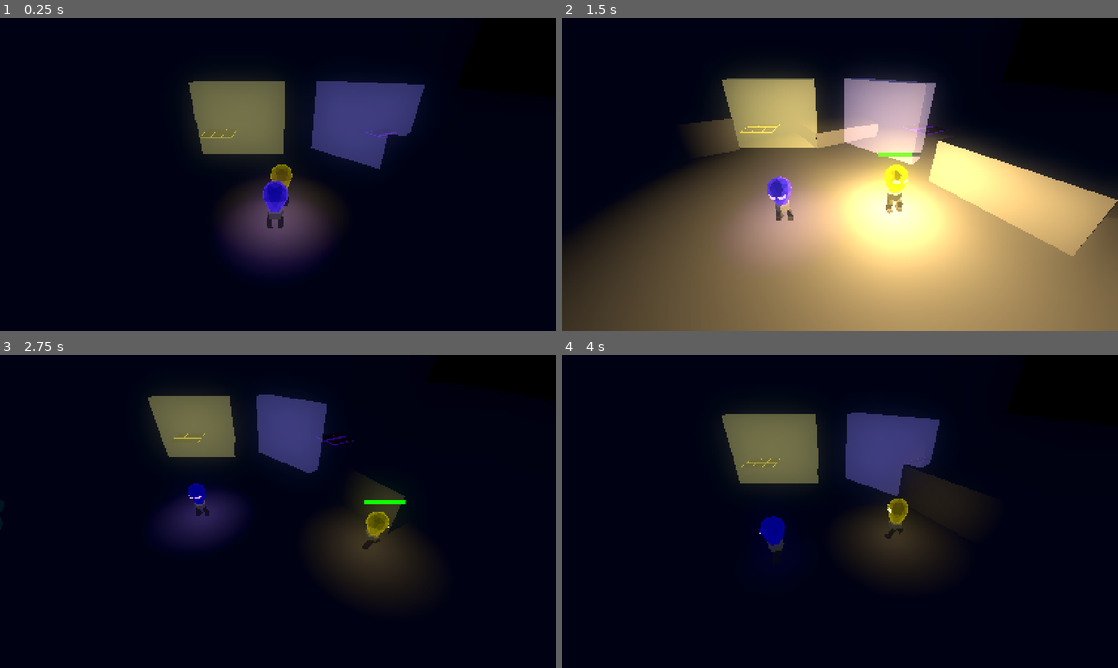
Above: before the commit, frames 1-4 (two rows, left to right).
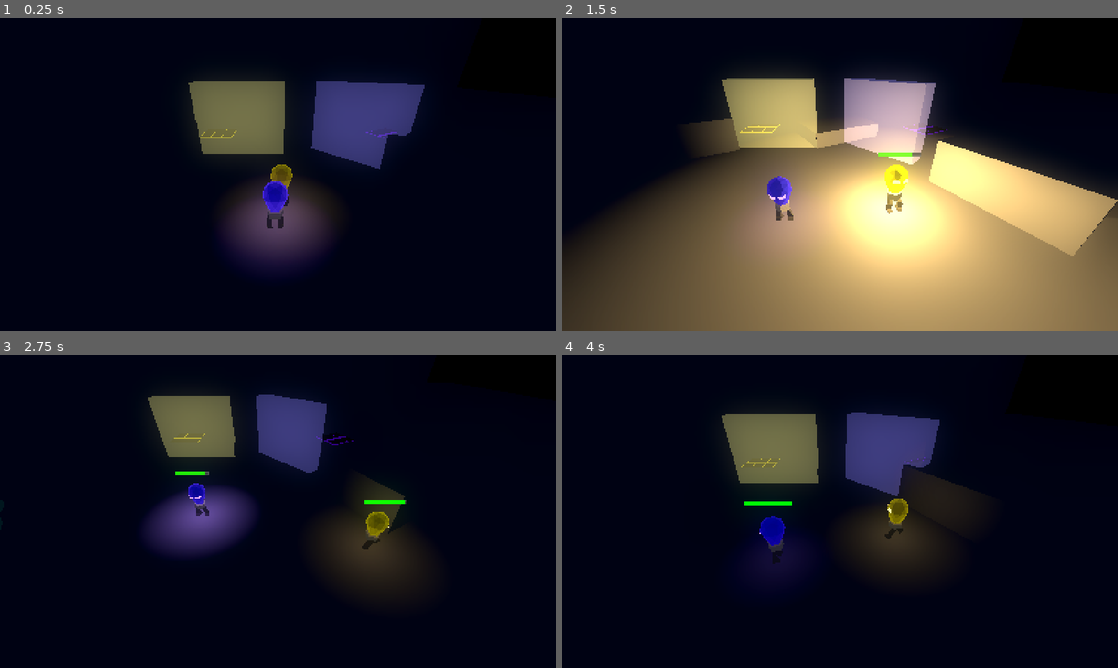
Above: after the commit, the same moments.

Repository: LowPolyFreak/EllieDeesAdventure
Game: Godot game, scene res://Scenes/main.tscn
The game is run twice, just before and just after one commit, with the same random seed, the same clock (stepped at 60 frames per second) and the same inputs.
Inputs:
- Up to frame 1 (0.25 s): no input
- Up to frame 2 (1.5 s): hold D (right_p1) 0.53-1.28 s; tap Down (down_p2) at 0.6 s; tap Space (jump_p1) at 0.77 s; hold S (down_p1) from 1.28 s (still down); tap Shift (glow_p1) at 1.35 s
- Up to frame 3 (2.75 s): tap Space (jump_p1) at 1.52 s; release S (down_p1) at 2.03 s; hold D (right_p1) from 2.03 s (still down); tap Keypad 0 (glow_p2) at 2.1 s
- Up to frame 4 (4 s): release D (right_p1) at 2.78 s; hold W (up_p1) 2.78-3.53 s; tap E (interact) at 2.85 s; tap Space (jump_p1) at 3.02, 3.77 s; hold A (left_p1) from 3.53 s (still down); tap Left (left_p2) at 3.6 s

The runs differ from the first frame. In frame 2, 0.2% of the frame differs, in the area x 36-42%, y 50-61%; in frame 3, 2.9%, in the area x 26-46%, y 37-64%; in frame 4, 0.1%.

Commit message:
got flicker to work darnit

Diff:
--- a/Material/bulb.tres
+++ b/Material/bulb.tres
@@ -9,3 +9,4 @@
 shader_parameter/fresnel_color = Color(0.854609, 0.797432, 0, 1)
 shader_parameter/intensity = 0.5
 shader_parameter/amount = 1.0
+shader_parameter/emmission_multiplier = 1.0
--- a/Scenes/ellie.tscn
+++ b/Scenes/ellie.tscn
@@ -138,17 +138,17 @@
 [node name="EllieModel" parent="." instance=ExtResource("2_mu1gt")]
 
 [node name="Skeleton3D" parent="EllieModel/Armature" index="0"]
-bones/0/position = Vector3(0.0075159, 0.491463, -0.0141806)
-bones/0/rotation = Quaternion(0.00377486, -0.000705253, -0.000726657, 0.999992)
-bones/1/rotation = Quaternion(0.0521236, -0.1378, 0.976415, 0.157823)
+bones/0/position = Vector3(0.0096947, 0.483517, -0.0220541)
+bones/0/rotation = Quaternion(-0.00118032, -0.00131948, -0.0011294, 0.999998)
+bones/1/rotation = Quaternion(0.0544279, -0.143292, 0.973703, 0.168547)
 bones/1/scale = Vector3(1, 1, 1)
-bones/2/rotation = Quaternion(0.432766, -0.00389438, 0.202271, 0.878513)
-bones/3/rotation = Quaternion(-0.849197, -0.0304346, -0.0365599, 0.52593)
+bones/2/rotation = Quaternion(0.456015, -0.00383033, 0.213137, 0.864065)
+bones/3/rotation = Quaternion(-0.861658, -0.023045, -0.0315276, 0.505985)
 bones/3/scale = Vector3(1, 1, 1)
-bones/4/rotation = Quaternion(-0.0412735, -0.141055, 0.97932, -0.139041)
+bones/4/rotation = Quaternion(-0.0390848, -0.148082, 0.977683, -0.143803)
 bones/4/scale = Vector3(1, 1, 1)
-bones/5/rotation = Quaternion(0.438321, 0.00387947, -0.204867, 0.875151)
-bones/6/rotation = Quaternion(-0.853623, 0.0321342, 0.0596266, 0.516469)
+bones/5/rotation = Quaternion(0.463263, 0.00380947, -0.216525, 0.859354)
+bones/6/rotation = Quaternion(-0.867298, 0.0260462, 0.0621127, 0.493213)
 bones/6/scale = Vector3(1, 1, 1)
 bones/7/position = Vector3(-0.187498, 0.245262, -0.282433)
 bones/8/position = Vector3(-0.170884, 0.0506439, 0.0332276)
@@ -161,7 +161,7 @@
 bones/10/scale = Vector3(1, 1, 1)
 
 [node name="BoneAttachment3D" parent="EllieModel/Armature/Skeleton3D" index="0"]
-transform = Transform3D(0.999998, 0.00144798, -0.00141598, -0.00145863, 0.99997, -0.00754864, 0.00140501, 0.00755069, 0.99997, 0.0075159, 0.491463, -0.0141806)
+transform = Transform3D(0.999994, 0.00226191, -0.0026363, -0.00225568, 0.999995, 0.00236361, 0.00264163, -0.00235765, 0.999994, 0.0096947, 0.483517, -0.0220541)
 
 [node name="OmniLight3D" parent="EllieModel/Armature/Skeleton3D/BoneAttachment3D" index="0"]
 light_energy = 0.25
--- a/Scenes/ghost.tscn
+++ b/Scenes/ghost.tscn
@@ -26,7 +26,7 @@
 radius = 1.0
 
 [sub_resource type="SphereShape3D" id="SphereShape3D_plc5a"]
-radius = 10.0
+radius = 13.0
 
 [sub_resource type="SphereShape3D" id="SphereShape3D_h7m47"]
 radius = 4.0
--- a/Scripts/player.gd
+++ b/Scripts/player.gd
@@ -35,7 +35,7 @@
 var is_following
 var first_player
 var enemies_in_prox: int
-var flicker_modifyer: float
+var flicker_modifier: float
 var flicker_target: float
 
 #Inputs
@@ -139,9 +139,9 @@
 	if Input.is_action_pressed(glow) and burnout_timer.is_stopped():
 		glowing = true
 		if !starting_glow:
-			omni_light_3d.light_energy = lerpf(omni_light_3d.light_energy, glow_energy + 10 * flicker_modifyer, delta * 30)
+			omni_light_3d.light_energy = lerpf(omni_light_3d.light_energy, (glow_energy + 10), delta * 30)
 			omni_light_3d.omni_range = lerpf(omni_light_3d.omni_range, glow_light_range + 1, delta * 30)
-			bulb_mat.set_shader_parameter("intensity", lerpf(bulb_mat.get_shader_parameter("intensity"), 7.0 * flicker_modifyer, delta * 30))
+			bulb_mat.set_shader_parameter("intensity", lerpf(bulb_mat.get_shader_parameter("intensity"), 7.0 * flicker_modifier, delta * 30))
 			bulb.scale = original_size + Vector3(0.25, 0.25, 0.25)
 			if omni_light_3d.light_energy >= glow_energy + 9:
 				starting_glow = true
@@ -150,16 +150,16 @@
 				$SubViewport/FadeOutTimer.stop()
 				battery_bar_3d.modulate.a = 1.0
 		else:
-			omni_light_3d.light_energy = lerpf(omni_light_3d.light_energy, glow_energy * flicker_modifyer, delta * 15)
+			omni_light_3d.light_energy = lerpf(omni_light_3d.light_energy, glow_energy * flicker_modifier, delta * 15)
 			omni_light_3d.omni_range = lerpf(omni_light_3d.omni_range, glow_light_range, delta * 15)
-			bulb_mat.set_shader_parameter("intensity", lerpf(bulb_mat.get_shader_parameter("intensity"), 3.5 * flicker_modifyer, delta * 15))
+			bulb_mat.set_shader_parameter("intensity", lerpf(bulb_mat.get_shader_parameter("intensity"), 3.5 * flicker_modifier, delta * 15))
 			if battery <= 0:
 				_on_battery_drain_timer_timeout()
 	else:
 		starting_glow = false
-		omni_light_3d.light_energy = lerpf(omni_light_3d.light_energy, default_energy * flicker_modifyer, delta * 5)
+		omni_light_3d.light_energy = lerpf(omni_light_3d.light_energy, default_energy * flicker_modifier, delta * 5)
 		omni_light_3d.omni_range = lerpf(omni_light_3d.omni_range, default_light_range, delta * 5)
-		bulb_mat.set_shader_parameter("intensity", lerpf(bulb_mat.get_shader_parameter("intensity"), 0.5 * flicker_modifyer, delta * 5))
+		bulb_mat.set_shader_parameter("intensity", lerpf(bulb_mat.get_shader_parameter("intensity"), 0.5 * flicker_modifier, delta * 5))
 
 	bulb.scale = lerp(bulb.scale, original_size, delta * 15)
 
@@ -168,8 +168,7 @@
 		get_tree().quit()
 
 
-	flicker_modifyer = lerpf(flicker_modifyer, 1.0, delta * 0.5)
-	print(flicker_modifyer)
+	flicker_modifier = lerpf(flicker_modifier, 1.0, delta * 2)
 
 
 func _unhandled_input(event: InputEvent):
@@ -225,8 +224,8 @@
 
 func _on_flicker_timer_timeout():
 	if enemies_in_prox > 0:
-		flicker_modifyer = 0.1
-	else:
-		flicker_modifyer = 1.0
-	#$Timers/FlickerTimer.start(randf_range(0.05, 0.1))
-	$Timers/FlickerTimer.start(randf_range(0.1, 0.3))
+		flicker_modifier = 0.2
+	else:
+		flicker_modifier = 1.0
+	$Timers/FlickerTimer.start(randf_range(0.2, 0.4))
+	print(flicker_modifier)
--- a/Shaders/player.gdshader
+++ b/Shaders/player.gdshader
@@ -4,6 +4,7 @@
 uniform vec3 fresnel_color : source_color;
 uniform float intensity: hint_range(0.0, 20.0, 0.01) = 1.0;
 uniform float amount: hint_range(0.0, 10.0, 0.1) = 1.0;
+uniform float emmission_multiplier = 1.0;
 
 vec3 fresnel_glow(vec3 color, vec3 normal, vec3 view)
 {
